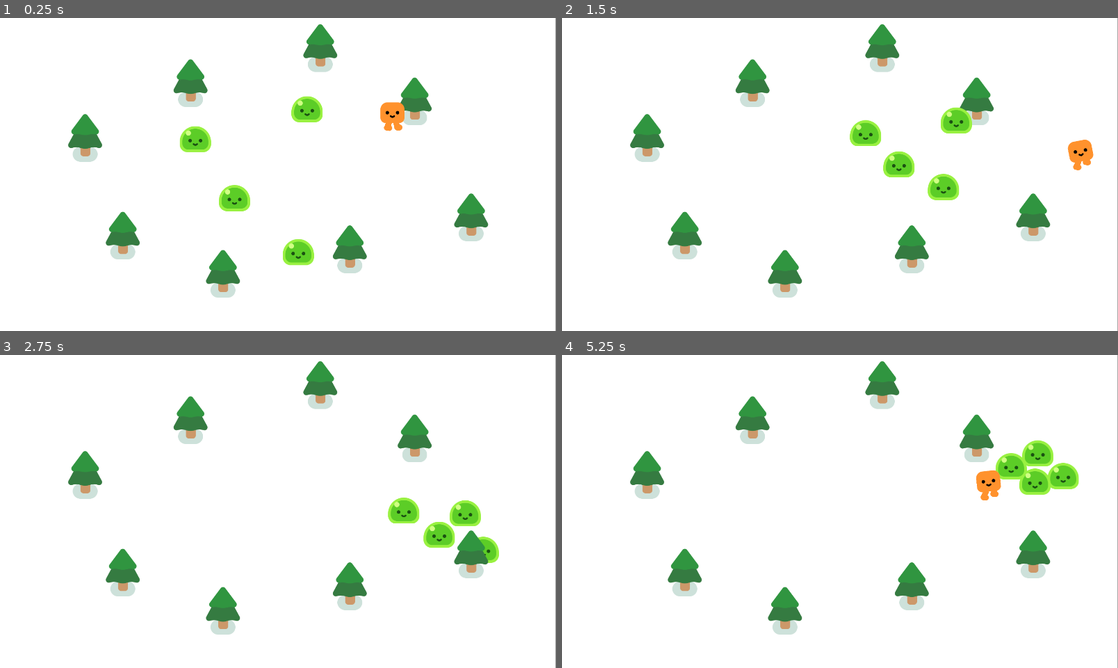
Above: before the commit, frames 1-4 (two rows, left to right).
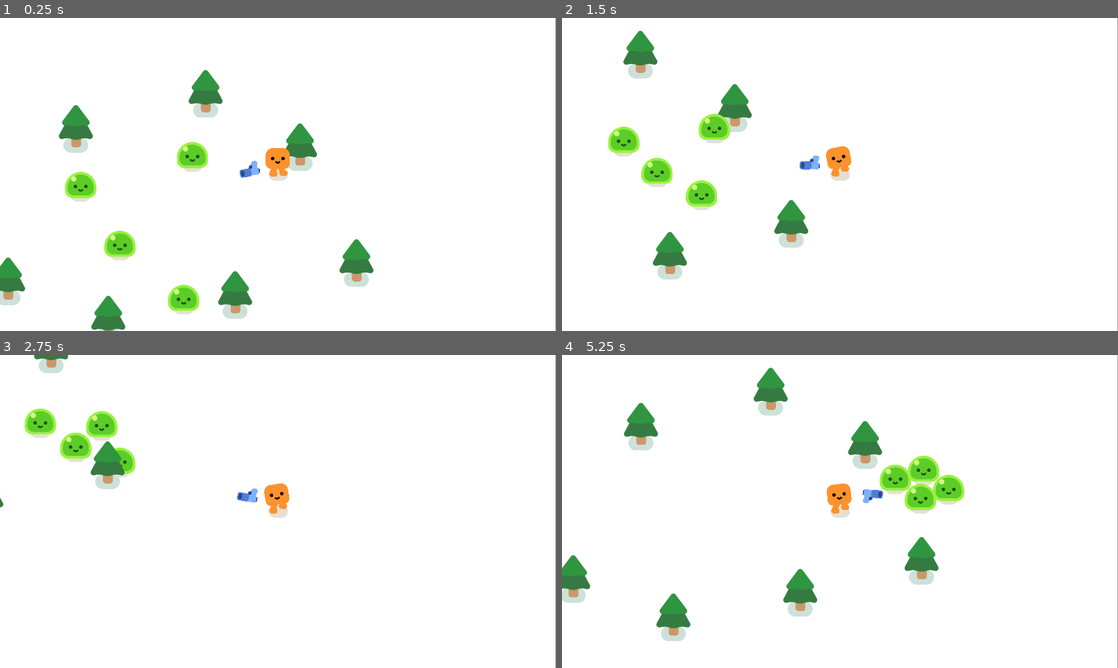
Above: after the commit, the same moments.

Repository: Pruthvi43/godot-project
Game: Godot game, scene res://survivors_game.tscn
Same seed, same stepped clock (60 frames per second), same inputs: the game is played once before the commit and once after it.
Inputs:
- Up to frame 1 (0.25 s): no input
- Up to frame 2 (1.5 s): hold D (move_right) 0.53-1.28 s; hold S (move_down) from 1.28 s (still down)
- Up to frame 3 (2.75 s): release S (move_down) at 2.03 s; hold D (move_right) from 2.03 s (still down)
- Up to frame 4 (5.25 s): release D (move_right) at 2.78 s; hold W (move_up) 2.78-3.53 s; hold A (move_left) 3.53-5.03 s; hold S (move_down) from 5.03 s (still down)

The runs differ from the first frame. In frame 1, 11% of the frame differs, in the area x 0-88%, y 2-100%; in frame 2, 11%; in frame 3, 9.1%; in frame 4, 13%, in the area x 0-93%, y 2-92%.

Commit message:
Its looking a lot like Christmas
sadasdad

Diff:
--- /dev/null
+++ b/bullet.gd
@@ -0,0 +1,14 @@
+extends Area2D
+
+var travelled_distance = 0
+
+func _physics_process(delta):
+	const SPEED = 1000
+	const RANGE = 1200
+
+	var direction = Vector2.RIGHT.rotated(rotation)
+	position += direction * SPEED * delta
+
+	travelled_distance += SPEED * delta
+	if travelled_distance > RANGE:
+		queue_free()
--- /dev/null
+++ b/bullet.tscn
@@ -0,0 +1,20 @@
+[gd_scene load_steps=4 format=3 uid="uid://b7lpmyik4ew3w"]
+
+[ext_resource type="Script" path="res://bullet.gd" id="1_5r10o"]
+[ext_resource type="Texture2D" uid="uid://dftkbqwsfd68r" path="res://pistol/projectile.png" id="2_5fyy4"]
+
+[sub_resource type="CircleShape2D" id="CircleShape2D_f0gjh"]
+radius = 18.0278
+
+[node name="Bullet" type="Area2D"]
+rotation = 0.613195
+collision_layer = 0
+collision_mask = 3
+script = ExtResource("1_5r10o")
+
+[node name="Projectile" type="Sprite2D" parent="."]
+position = Vector2(-11, -1)
+texture = ExtResource("2_5fyy4")
+
+[node name="CollisionShape2D" type="CollisionShape2D" parent="."]
+shape = SubResource("CircleShape2D_f0gjh")
--- /dev/null
+++ b/gun.gd
@@ -0,0 +1,8 @@
+extends Area2D
+
+
+func _physics_process(delta):
+	var enemies_in_range = get_overlapping_bodies()
+	if enemies_in_range.size() > 0:
+		var target_enemy = enemies_in_range.front()
+		look_at(target_enemy.global_position)
--- /dev/null
+++ b/gun.tscn
@@ -0,0 +1,24 @@
+[gd_scene load_steps=4 format=3 uid="uid://c2imc73oll7hk"]
+
+[ext_resource type="Script" path="res://gun.gd" id="1_bnpd5"]
+[ext_resource type="Texture2D" uid="uid://cswb5do8rrj7q" path="res://pistol/pistol.png" id="1_ubbu3"]
+
+[sub_resource type="CircleShape2D" id="CircleShape2D_vs4o6"]
+radius = 782.338
+
+[node name="Gun" type="Area2D"]
+collision_layer = 0
+collision_mask = 2
+script = ExtResource("1_bnpd5")
+
+[node name="CollisionShape2D" type="CollisionShape2D" parent="."]
+shape = SubResource("CircleShape2D_vs4o6")
+
+[node name="WeaponPivot" type="Marker2D" parent="."]
+
+[node name="Pistol" type="Sprite2D" parent="WeaponPivot"]
+position = Vector2(107, -14)
+texture = ExtResource("1_ubbu3")
+
+[node name="ShootingPoint" type="Marker2D" parent="WeaponPivot/Pistol"]
+position = Vector2(24, -12)
--- a/mob.tscn
+++ b/mob.tscn
@@ -7,6 +7,8 @@
 radius = 48.6621
 
 [node name="Mob" type="CharacterBody2D"]
+collision_layer = 2
+collision_mask = 3
 script = ExtResource("1_cfp0h")
 
 [node name="Slime" parent="." instance=ExtResource("1_noeqh")]
--- a/player.tscn
+++ b/player.tscn
@@ -1,12 +1,14 @@
-[gd_scene load_steps=4 format=3 uid="uid://bcxwhn1ew608r"]
+[gd_scene load_steps=5 format=3 uid="uid://bcxwhn1ew608r"]
 
 [ext_resource type="PackedScene" uid="uid://pbmyh1qru7p" path="res://characters/happy_boo/happy_boo.tscn" id="1_0nbe4"]
 [ext_resource type="Script" path="res://player.gd" id="1_gj5op"]
+[ext_resource type="PackedScene" uid="uid://c2imc73oll7hk" path="res://gun.tscn" id="3_momln"]
 
 [sub_resource type="CircleShape2D" id="CircleShape2D_y47dm"]
 radius = 29.15
 
 [node name="Player" type="CharacterBody2D"]
+position = Vector2(27, -82)
 script = ExtResource("1_gj5op")
 
 [node name="HappyBoo" parent="." instance=ExtResource("1_0nbe4")]
@@ -15,3 +17,8 @@
 
 [node name="CollisionShape2D" type="CollisionShape2D" parent="."]
 shape = SubResource("CircleShape2D_y47dm")
+
+[node name="Camera2D" type="Camera2D" parent="."]
+
+[node name="Gun" parent="." instance=ExtResource("3_momln")]
+position = Vector2(4, -51)
--- a/survivors_game.tscn
+++ b/survivors_game.tscn
@@ -8,11 +8,12 @@
 y_sort_enabled = true
 position = Vector2(978, 523)
 
-[node name="ColorRect" type="ColorRect" parent="."]
-offset_left = -978.0
-offset_top = -523.0
-offset_right = 941.0
-offset_bottom = 559.0
+[node name="CanvasLayer" type="CanvasLayer" parent="."]
+layer = -30
+
+[node name="ColorRect" type="ColorRect" parent="CanvasLayer"]
+offset_right = 1919.0
+offset_bottom = 1082.0
 
 [node name="Player" parent="." instance=ExtResource("1_ue014")]
 position = Vector2(378, -141)
